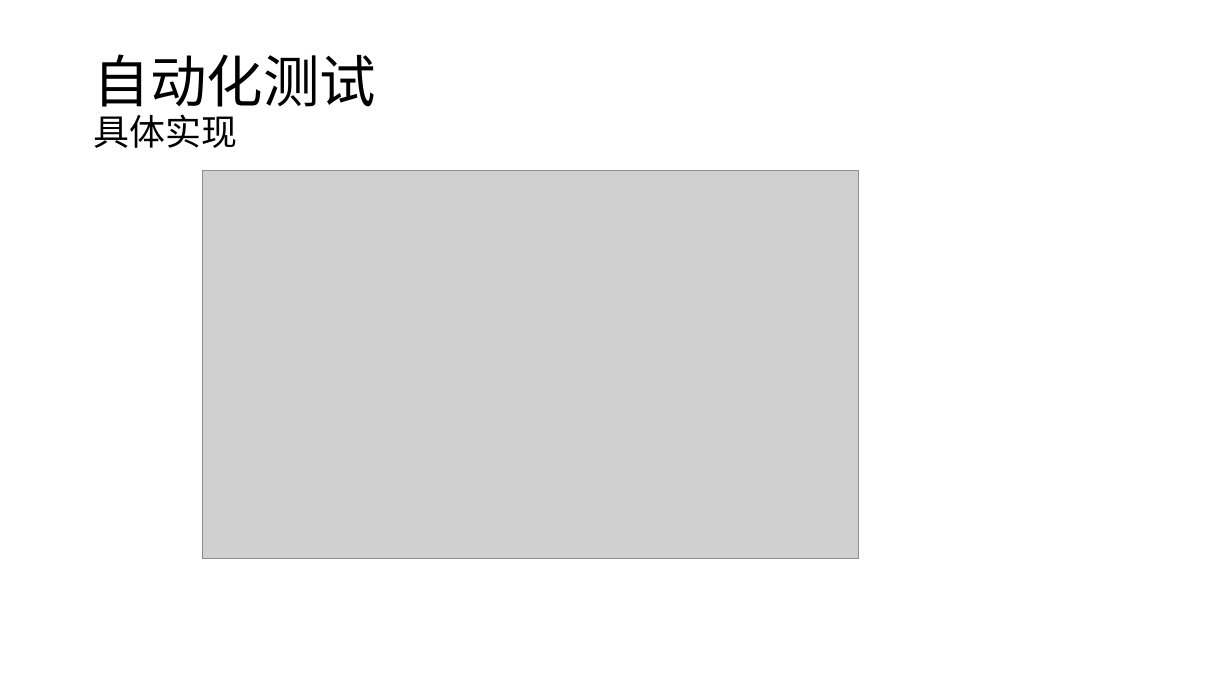
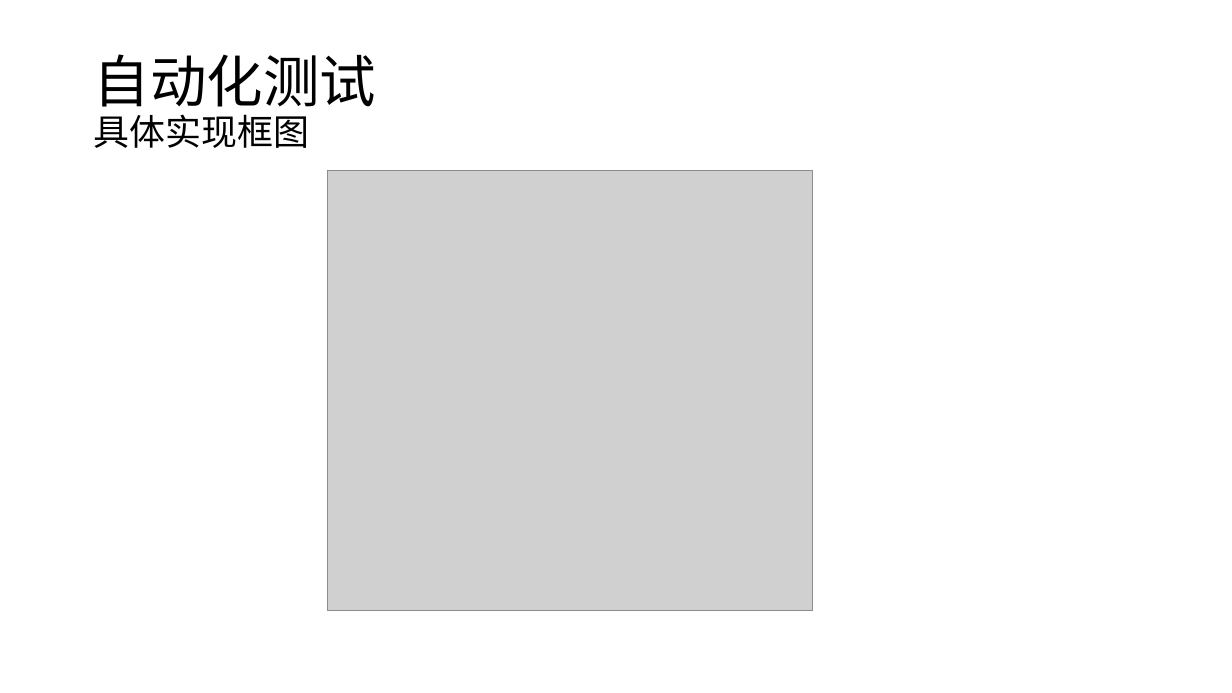
Before and after one commit to gougjp/test_auto, a slide deck: slide 18 of Python和自动化测试.pptx. Drawn at 1232x693 pixels with LibreOffice and Linux fonts; fonts in the diff are those of the drawing; grey boxes stand for pictures. Boxes give left, top, right and bottom in pixels: in the first picture for what was removed or moved away, otherwise in the second. Text is boxed around its words. In the diff, an @@ line names an element or a change of style, - is before the commit and + after.

```diff
--- a/Python和自动化测试.pptx
+++ b/Python和自动化测试.pptx
@@ title at <box>94,54,376,148</box>: text changed; size 44 to 28 pt @@
-自动化测试
-具体实现
+自动化测试
+具体实现框图
@@ picture: place and size @@
-picture at <box>203,171,859,559</box>
+picture at <box>328,171,813,611</box>
```
Also in this commit, not shown: 5 slides added, 1 other file.
